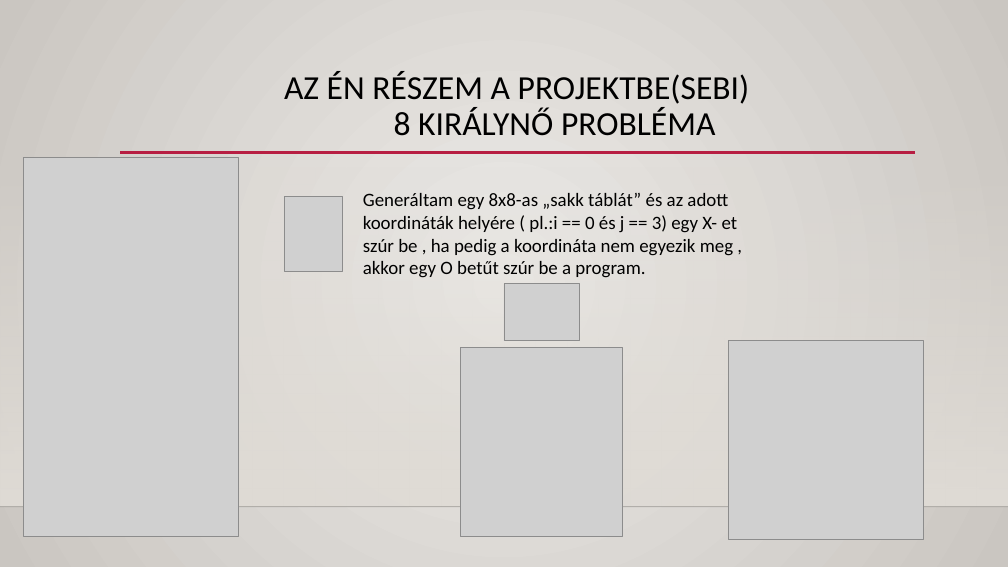
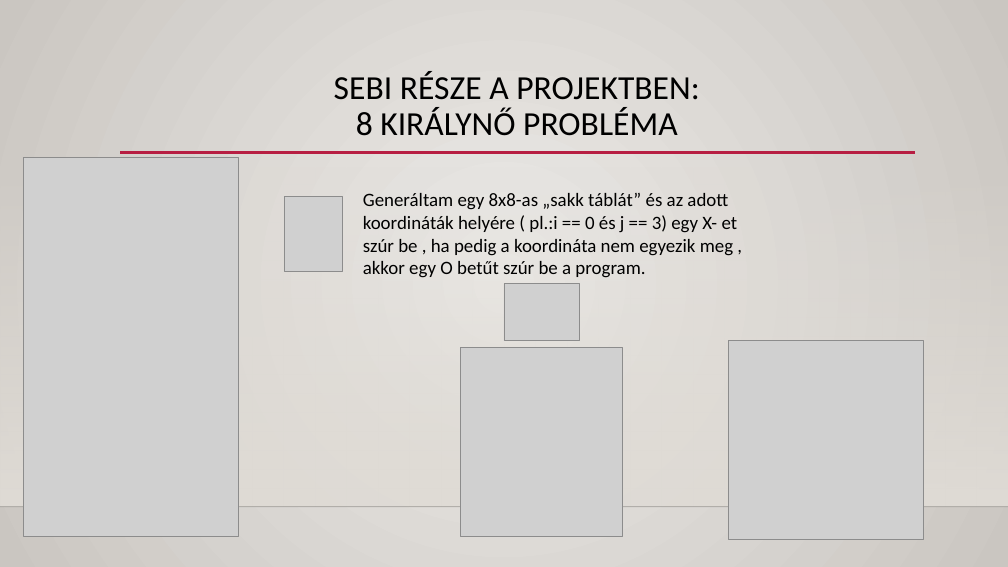
Before and after one commit to Sebi-sigma/python, a slide deck: slide 3 of kész.pptx. Drawn at 1008x567 pixels with LibreOffice and Linux fonts; fonts in the diff are those of the drawing; grey boxes stand for pictures; background and template pictures are left out. Boxes give left, top, right and bottom in pixels: in the first picture for what was removed or moved away, otherwise in the second. Text is boxed around its words. In the diff, an @@ line names an element or a change of style, - is before the commit and + after.

```diff
--- a/kész.pptx
+++ b/kész.pptx
@@ title at <box>334,71,699,136</box>: text changed @@
-AZ ÉN RÉSZEM A PROJEKTBE(SEBI)
-8 KIRÁLYNŐ PROBLÉMA
+SEBI RÉSZE A PROJEKTBEN:
+8 KIRÁLYNŐ PROBLÉMA
```
